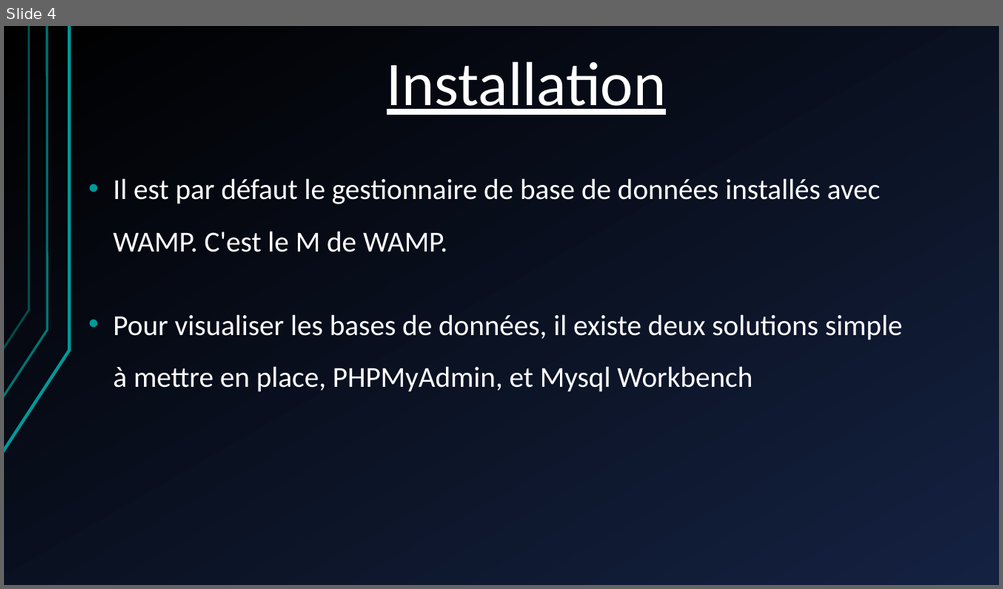
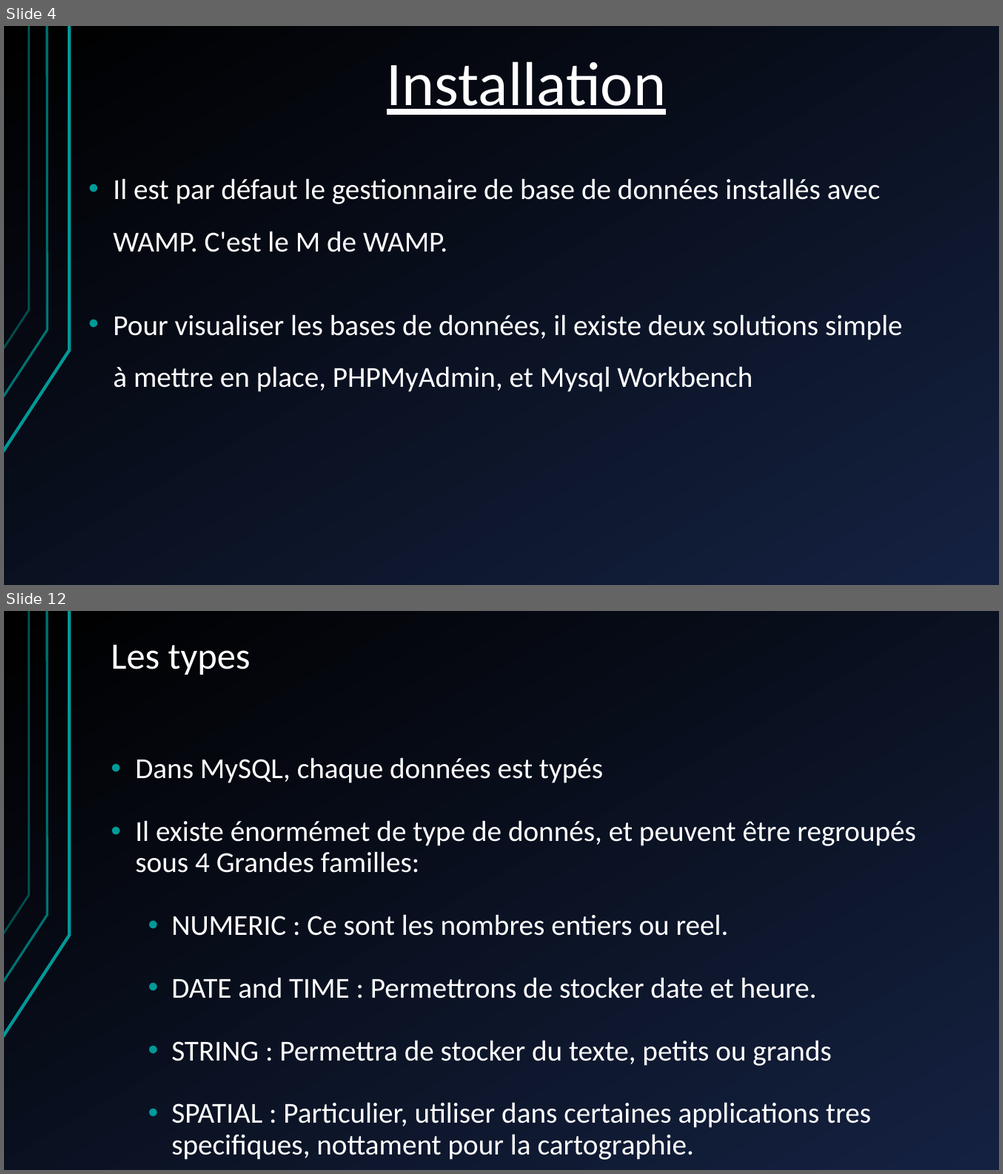
Before and after one commit to shyne99/formation-web, a slide deck: Seance 4 SQL PHP.ppt. Shown one above the other, each under a label of ours: slide 4 before the commit, slides 4 and 12 after it; the slides between them are not shown. The pictures are 1003x589 and 1003x1174 pixels, drawn with LibreOffice and Linux fonts; fonts in the diff are those of the drawing. Boxes give left, top, right and bottom in pixels: in the first picture for what was removed or moved away, otherwise in the second. Text is boxed around its words. In the diff, an @@ line names an element or a change of style, - is before the commit and + after.

```diff
--- a/Seance 4 SQL PHP.ppt
+++ b/Seance 4 SQL PHP.ppt
@@ slide 12 added at box(4, 611, 999, 1170), background gradient #000000 to #142141; not listed: 3 template elements that a slide beside it also shows @@
@@ text added at box(111, 644, 250, 675), 36 pt, text #FFFFFF @@
+Les types
@@ text added at box(135, 758, 916, 1128), 28 pt, text #FFFFFF @@
+• Dans MySQL, chaque données est typés
+• Il existe énormémet de type de donnés, et peuvent être regroupés sous 4 Grandes familles:
+  • NUMERIC : Ce sont les nombres entiers ou reel.
+  • DATE and TIME : Permettrons de stocker date et heure.
+  • STRING : Permettra de stocker du texte, petits ou grands
+  • SPATIAL : Particulier, utiliser dans certaines applications tres specifiques, nottament pour la cartographie.
```
Also in this commit, not shown: 4 other slides changed, 17 other slides added, 16 slides removed.
